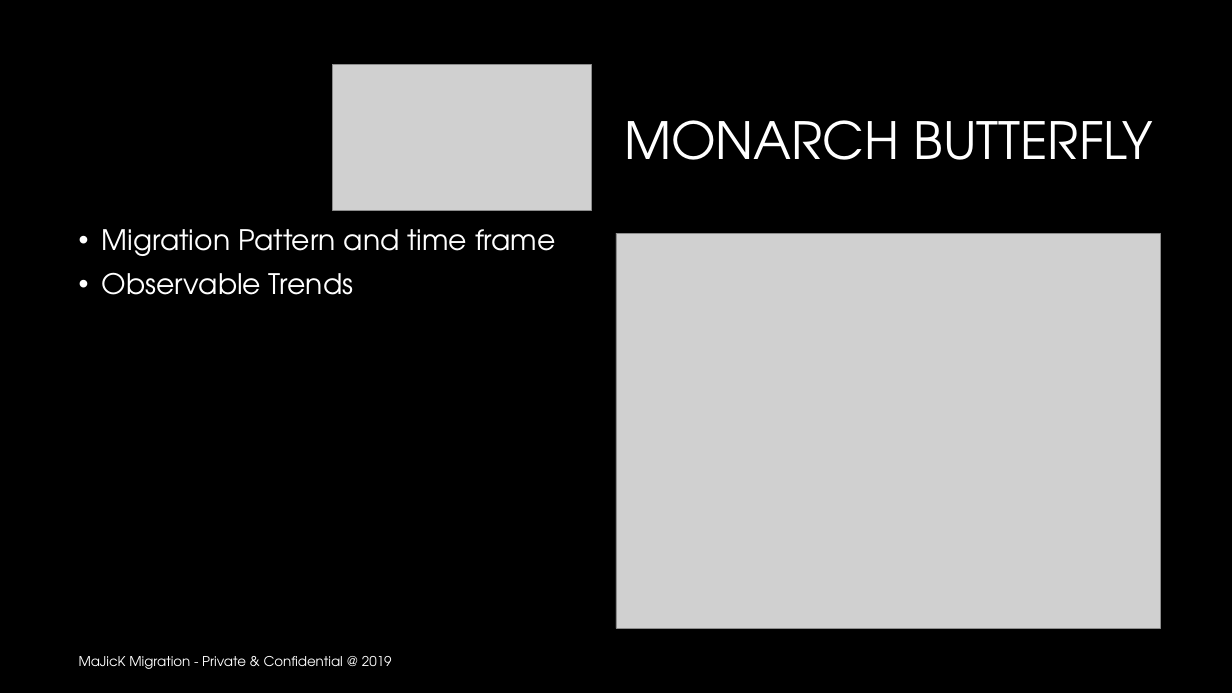
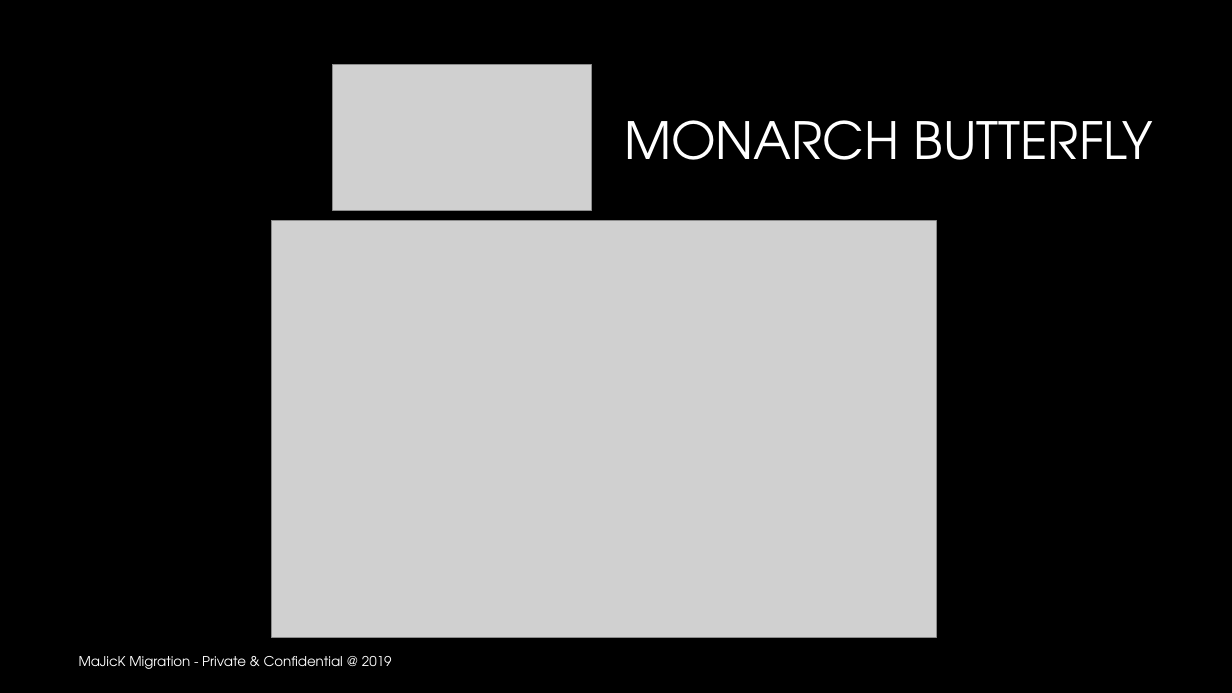
Before and after one commit to trivial-vector/Majick-Migration, a slide deck: slide 8 of Analysis/MaJicK Migration.pptx. Drawn at 1232x693 pixels with LibreOffice and Linux fonts; fonts in the diff are those of the drawing; grey boxes stand for pictures; background and template pictures are left out. Boxes give left, top, right and bottom in pixels: in the first picture for what was removed or moved away, otherwise in the second. Text is boxed around its words. In the diff, an @@ line names an element or a change of style, - is before the commit and + after.

```diff
--- a/Analysis/MaJicK Migration.pptx
+++ b/Analysis/MaJicK Migration.pptx
@@ text removed at bbox=[102, 229, 556, 295] @@
-• Migration Pattern and time frame
-• Observable Trends
@@ picture added at bbox=[271, 221, 936, 638] @@
@@ picture removed at bbox=[616, 233, 1161, 628] @@
```
Also in this commit, not shown: 10 other slides changed, 1 other file.
